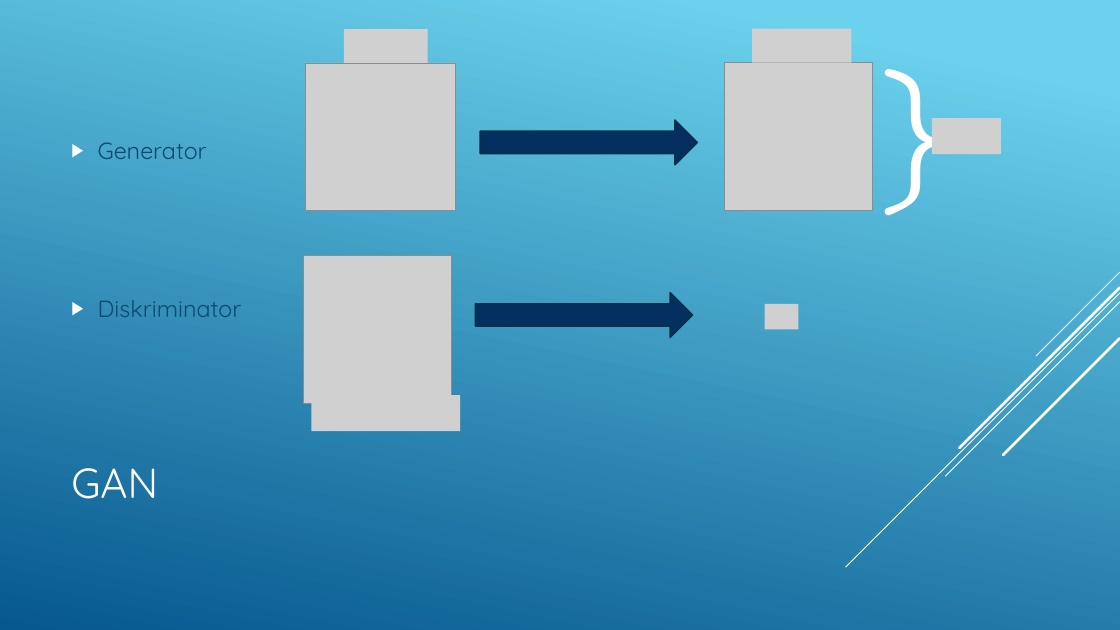
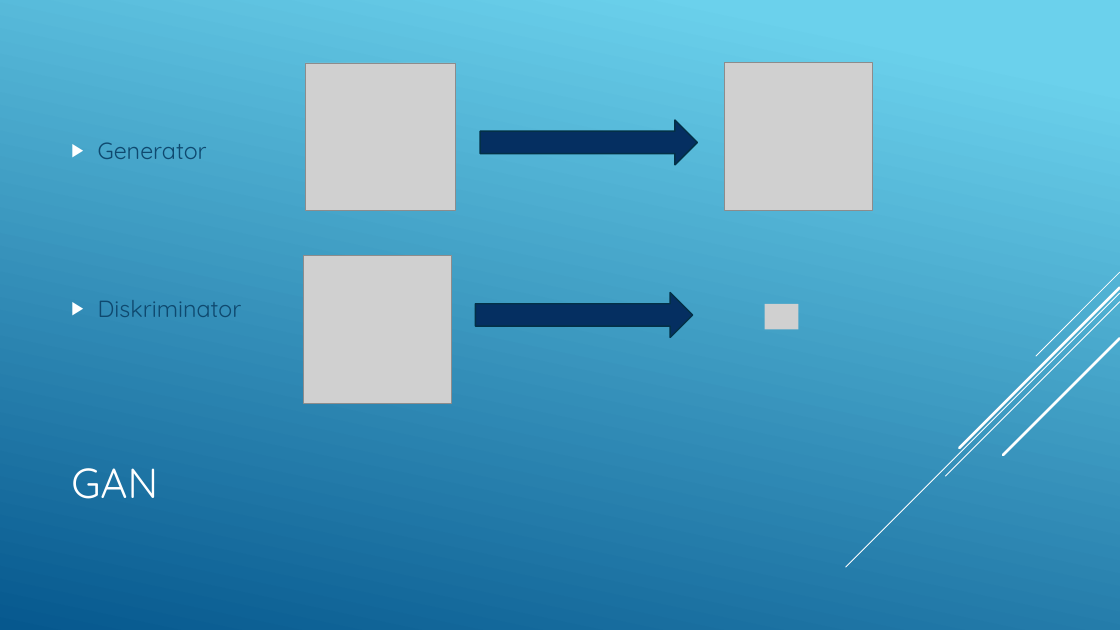
Before and after one commit to LucaRitz/informatik_seminar_gan, a slide deck: slide 5 of GAN.pptx. Drawn at 1120x630 pixels with LibreOffice and Linux fonts; fonts in the diff are those of the drawing; grey boxes stand for pictures. Boxes give left, top, right and bottom in pixels: in the first picture for what was removed or moved away, otherwise in the second. Text is boxed around its words. In the diff, an @@ line names an element or a change of style, - is before the commit and + after.

```diff
--- a/GAN.pptx
+++ b/GAN.pptx
@@ picture removed at bbox=[344, 29, 428, 63] @@
@@ picture removed at bbox=[752, 29, 851, 62] @@
@@ text removed at bbox=[870, 18, 944, 222] @@
-}
@@ picture removed at bbox=[932, 118, 1001, 155] @@
@@ picture removed at bbox=[312, 395, 460, 431] @@
```
Also in this commit, not shown: 2 other slides changed, 3 other files.
